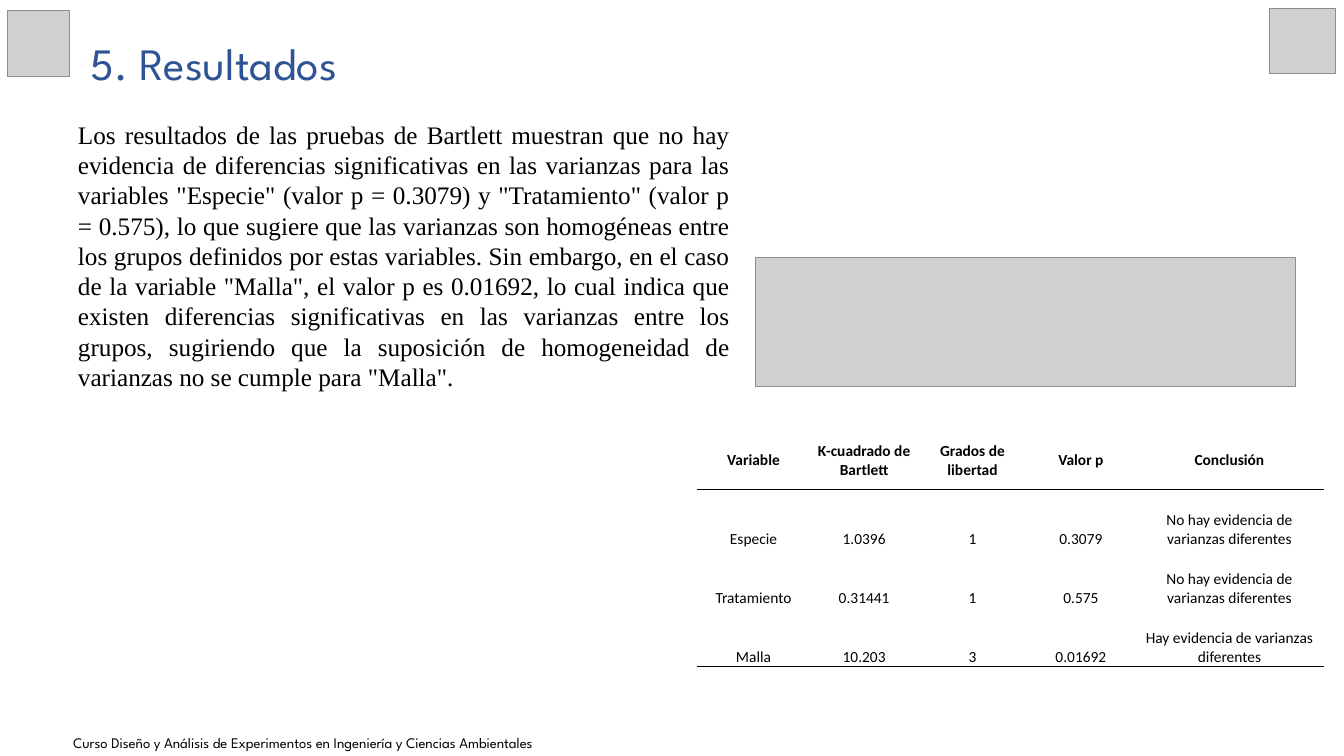
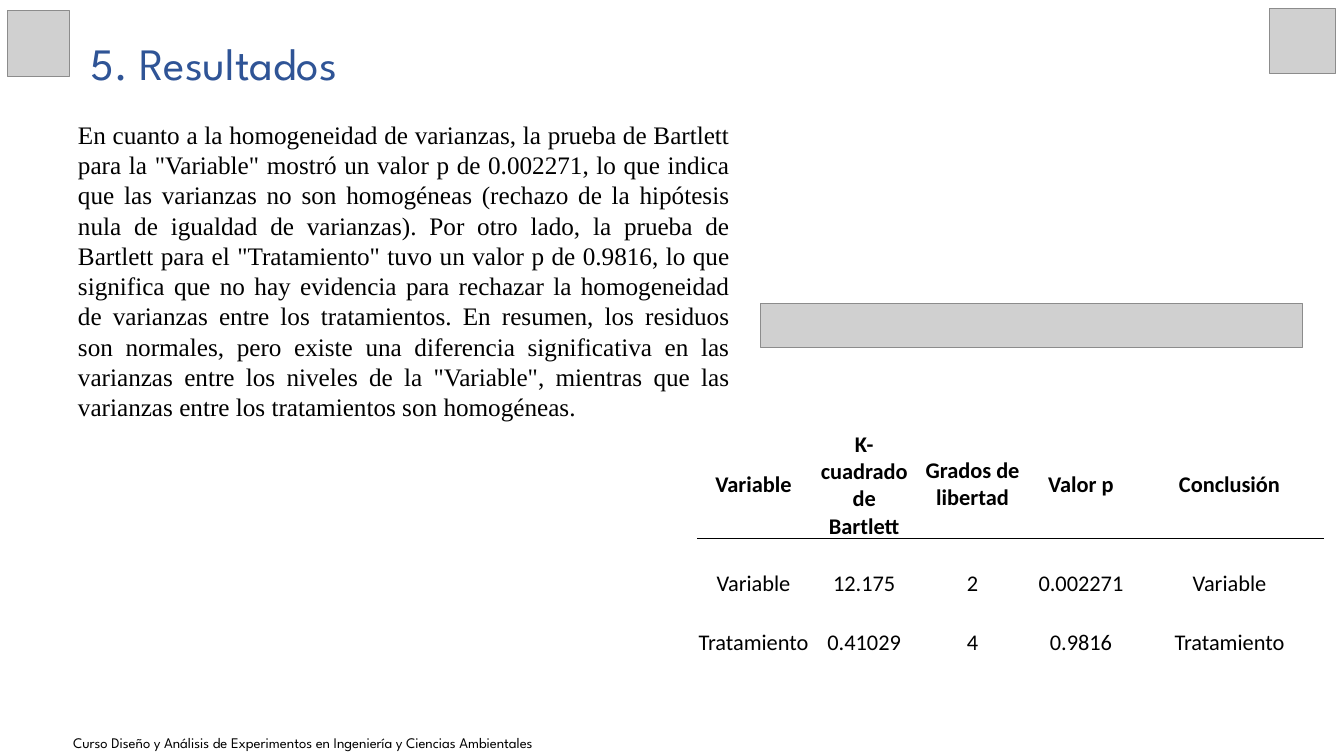
Before and after one commit to JoseZevallosR/Diseno_experimental, a slide deck: slide 9 of tarea4/04_Presentación_A_Estadístico_24_09_2024.pptx. Drawn at 1344x756 pixels with LibreOffice and Linux fonts; fonts in the diff are those of the drawing; grey boxes stand for pictures. Boxes give left, top, right and bottom in pixels: in the first picture for what was removed or moved away, otherwise in the second. Text is boxed around its words. In the diff, an @@ line names an element or a change of style, - is before the commit and + after.

```diff
--- a/tarea4/04_Presentación_A_Estadístico_24_09_2024.pptx
+++ b/tarea4/04_Presentación_A_Estadístico_24_09_2024.pptx
@@ text at <box>78,126,730,422</box>: text changed @@
-Los resultados de las pruebas de Bartlett muestran que no hay evidencia de diferencias significativas en las varianzas para las variables "Especie" (valor p = 0.3079) y "Tratamiento" (valor p = 0.575), lo que sugiere que las varianzas son homogéneas entre los grupos definidos por estas variables. Sin embargo, en el caso de la variable "Malla", el valor p es 0.01692, lo cual indica que existen diferencias significativas en las varianzas entre los grupos, sugiriendo que la suposición de homogeneidad de varianzas no se cumple para "Malla".
+En cuanto a la homogeneidad de varianzas, la prueba de Bartlett para la "Variable" mostró un valor p de 0.002271, lo que indica que las varianzas no son homogéneas (rechazo de la hipótesis nula de igualdad de varianzas). Por otro lado, la prueba de Bartlett para el "Tratamiento" tuvo un valor p de 0.9816, lo que significa que no hay evidencia para rechazar la homogeneidad de varianzas entre los tratamientos. En resumen, los residuos son normales, pero existe una diferencia significativa en las varianzas entre los niveles de la "Variable", mientras que las varianzas entre los tratamientos son homogéneas.
@@ picture removed at <box>756,258,1297,386</box> @@
@@ picture added at <box>761,303,1304,348</box> @@
@@ table at <box>698,431,1326,656</box> @@
-row 2: Especie | 1.0396 | 1 | 0.3079 | No hay evidencia de varianzas diferentes
-row 3: Tratamiento | 0.31441 | 1 | 0.575 | No hay evidencia de varianzas diferentes
-row 4: Malla | 10.203 | 3 | 0.01692 | Hay evidencia de varianzas diferentes
+row 2: Variable | 12.175 | 2 | 0.002271 | Variable
+row 3: Tratamiento | 0.41029 | 4 | 0.9816 | Tratamiento
```
Also in this commit, not shown: 7 other slides changed, 2 other files.
